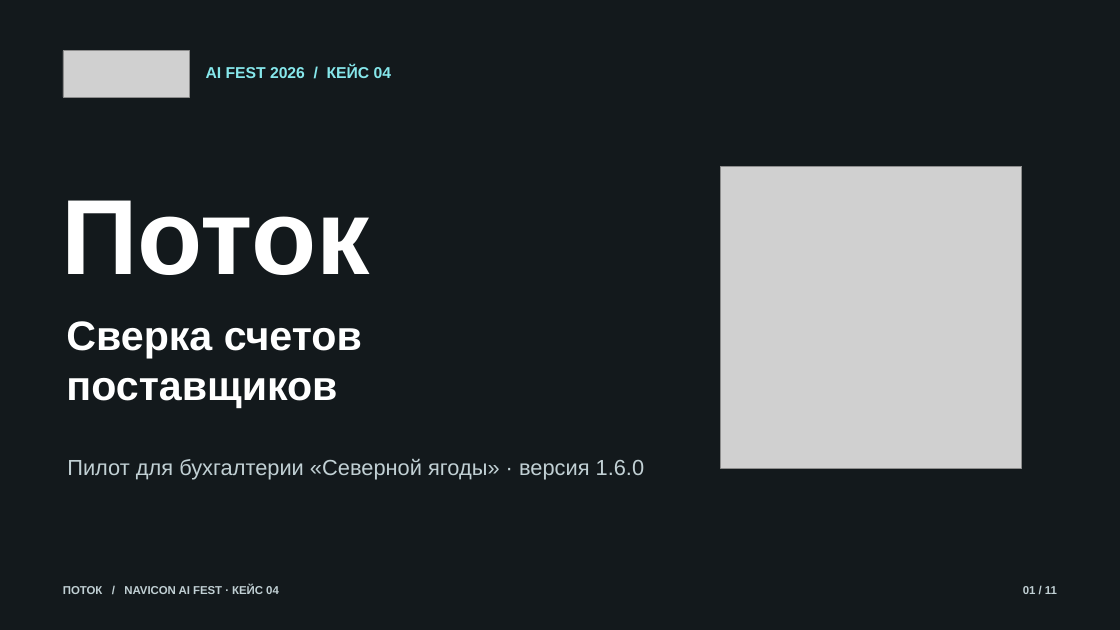
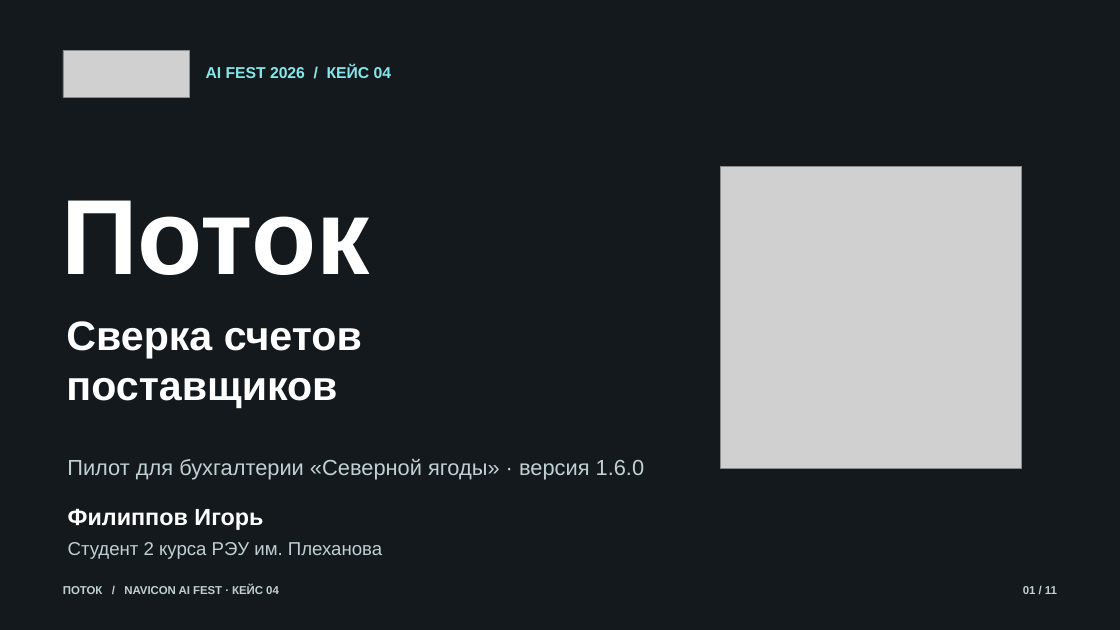
Before and after one commit to whiterli/ai-fest-pilot, a slide deck: slide 1 of Potok-Navicon-AI-Fest.pptx. Drawn at 1120x630 pixels with LibreOffice and Linux fonts; fonts in the diff are those of the drawing; grey boxes stand for pictures. Boxes give left, top, right and bottom in pixels: in the first picture for what was removed or moved away, otherwise in the second. Text is boxed around its words. In the diff, an @@ line names an element or a change of style, - is before the commit and + after.

Commit message:
Add presenter name and university to cover

```diff
--- a/Potok-Navicon-AI-Fest.pptx
+++ b/Potok-Navicon-AI-Fest.pptx
@@ text added at [68,509,263,530], 20 pt, text #FFFFFF, bold @@
+Филиппов Игорь
@@ text added at [68,542,382,559], 16 pt, text #C1D0D4 @@
+Студент 2 курса РЭУ им. Плеханова
```
